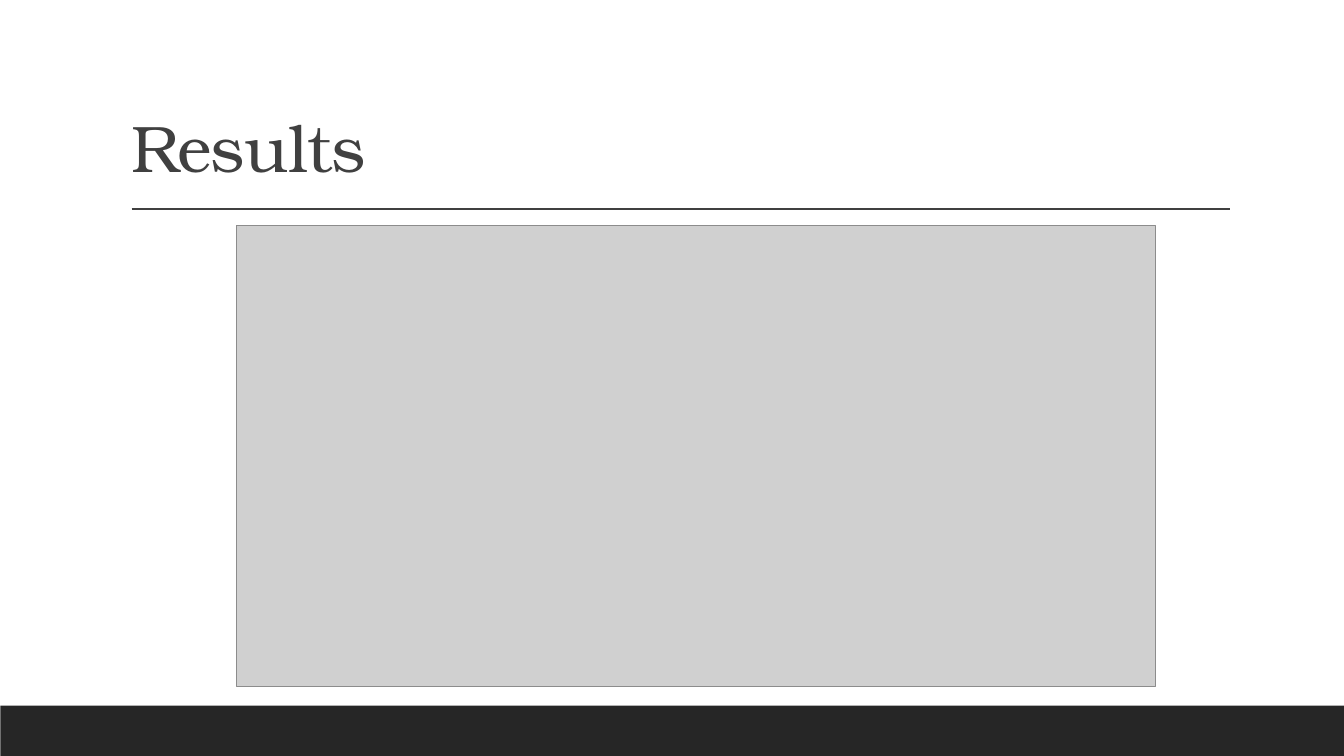
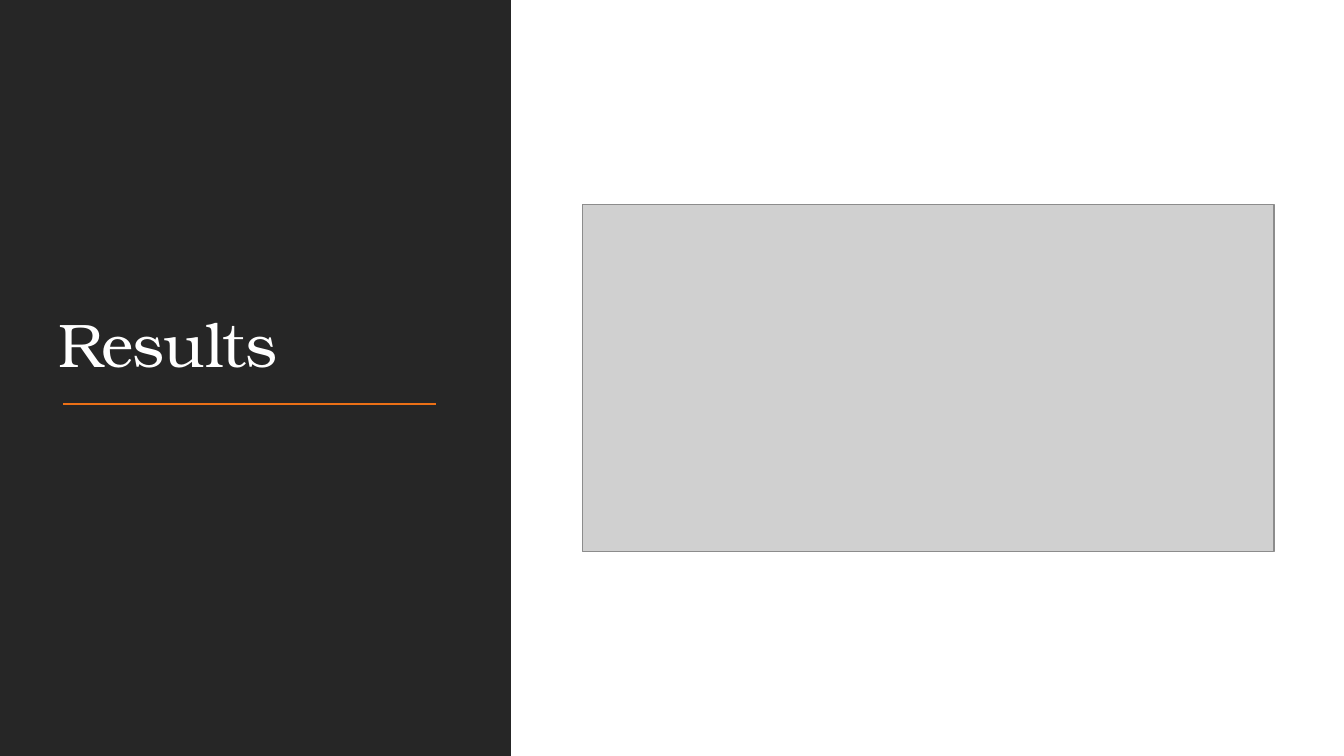
Before and after one commit to sakibsadmanshajib/Car-Classification-using-Deep-Learning, a slide deck: slide 7 of presentation/Car-Classification.pptx. Drawn at 1344x756 pixels with LibreOffice and Linux fonts; fonts in the diff are those of the drawing; grey boxes stand for pictures. Boxes give left, top, right and bottom in pixels: in the first picture for what was removed or moved away, otherwise in the second. Text is boxed around its words. In the diff, an @@ line names an element or a change of style, - is before the commit and + after.

```diff
--- a/presentation/Car-Classification.pptx
+++ b/presentation/Car-Classification.pptx
@@ rectangle added at [0, 0, 1344, 756], fill #FFFFFF @@
@@ rectangle added at [0, 0, 511, 756], fill #262626 @@
@@ title "Results": place and size @@
-title "Results" at [131, 125, 366, 173]
+title "Results" at [58, 323, 277, 368]
@@ title "Results" at [58, 323, 277, 368]: size 47 to 44 pt, text colour #404040 to #FFFFFF @@
@@ picture: place and size @@
-picture at [237, 226, 1155, 687]
+picture at [583, 205, 1274, 553]
@@ line removed from (132, 210) to (1231, 210) @@
@@ line added from (64, 404) to (437, 404), #EC7016 1.5 pt @@
@@ rectangle removed at [0, 706, 1344, 756] @@
@@ rectangle added at [0, 706, 1344, 756], fill #262626 @@
```
Also in this commit, not shown: 7 other slides changed, 3 slides added, 1 slide removed, 3 other files.
